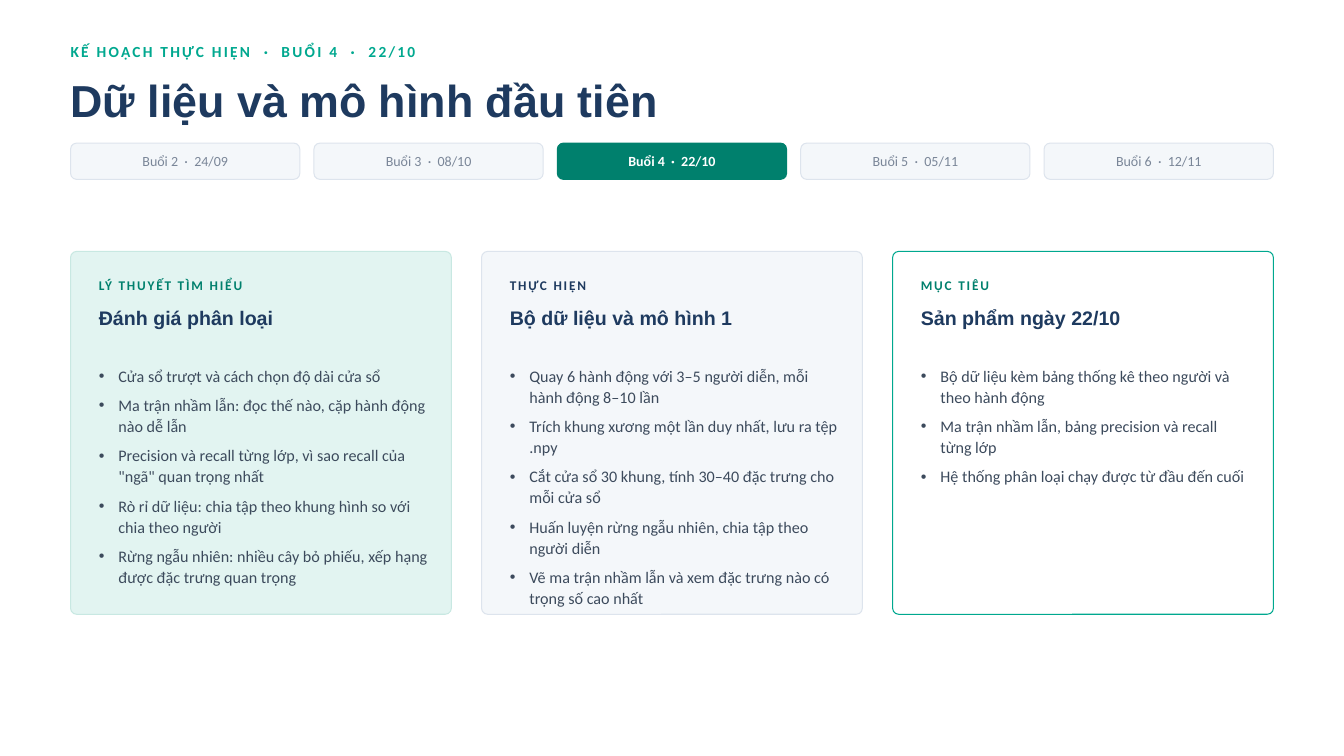
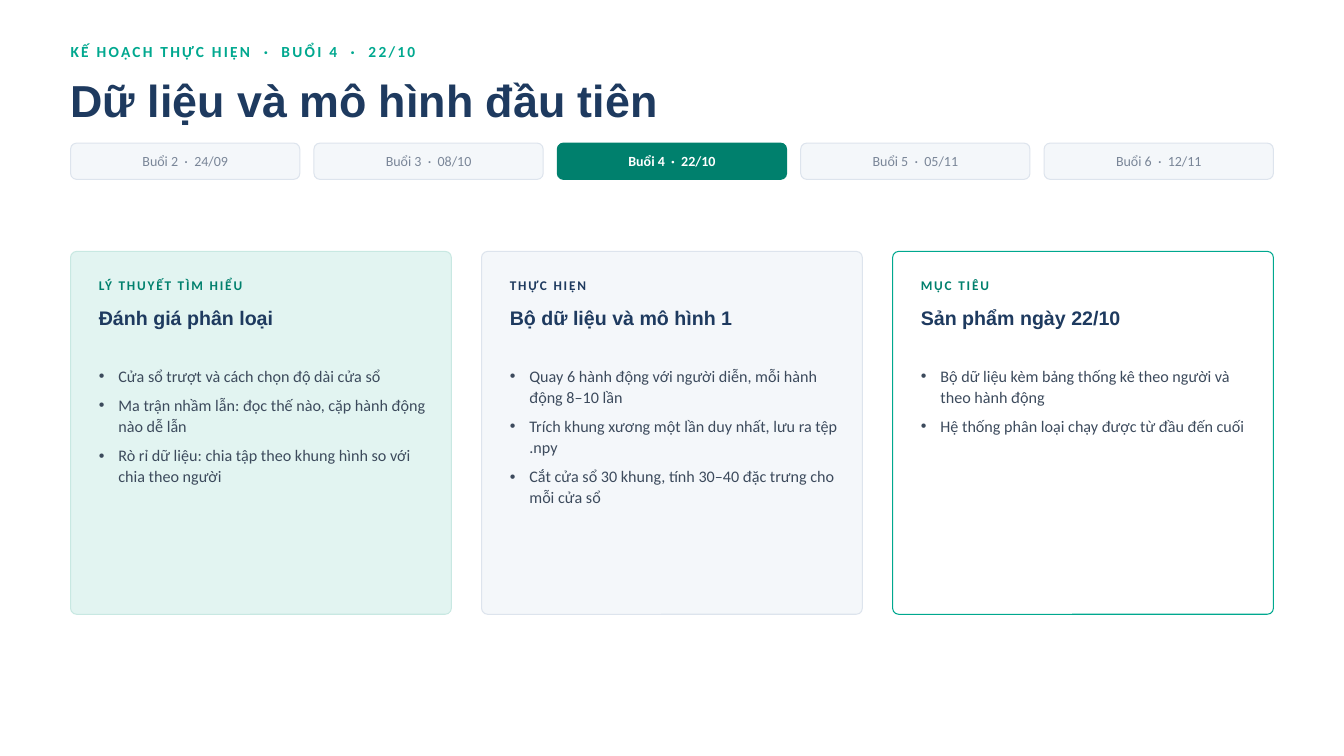
Before and after one commit to tienlamict/cv-action-recognition, a slide deck: slide 6 of slides/bao-cao-buoi-1-nhan-dang-hanh-dong.pptx. Drawn at 1344x756 pixels with LibreOffice and Linux fonts; fonts in the diff are those of the drawing. Boxes give left, top, right and bottom in pixels: in the first picture for what was removed or moved away, otherwise in the second. Text is boxed around its words. In the diff, an @@ line names an element or a change of style, - is before the commit and + after.

```diff
--- a/slides/bao-cao-buoi-1-nhan-dang-hanh-dong.pptx
+++ b/slides/bao-cao-buoi-1-nhan-dang-hanh-dong.pptx
@@ text at bbox=[529, 369, 817, 406]: text changed @@
-• Quay 6 hành động với 3–5 người diễn, mỗi hành động 8–10 lần
+• Quay 6 hành động với người diễn, mỗi hành động 8–10 lần
@@ text at bbox=[940, 419, 1217, 456]: paragraph removed @@
-• Ma trận nhầm lẫn, bảng precision và recall từng lớp
@@ text at bbox=[118, 449, 405, 485]: paragraph removed @@
-• Precision và recall từng lớp, vì sao recall của "ngã" quan trọng nhất
@@ text at bbox=[529, 520, 829, 607]: paragraphs removed @@
-• Huấn luyện rừng ngẫu nhiên, chia tập theo người diễn
-• Vẽ ma trận nhầm lẫn và xem đặc trưng nào có trọng số cao nhất
@@ text at bbox=[118, 549, 427, 586]: paragraph removed @@
-• Rừng ngẫu nhiên: nhiều cây bỏ phiếu, xếp hạng được đặc trưng quan trọng
```
Also in this commit, not shown: 4 other slides changed, 1 other file.
